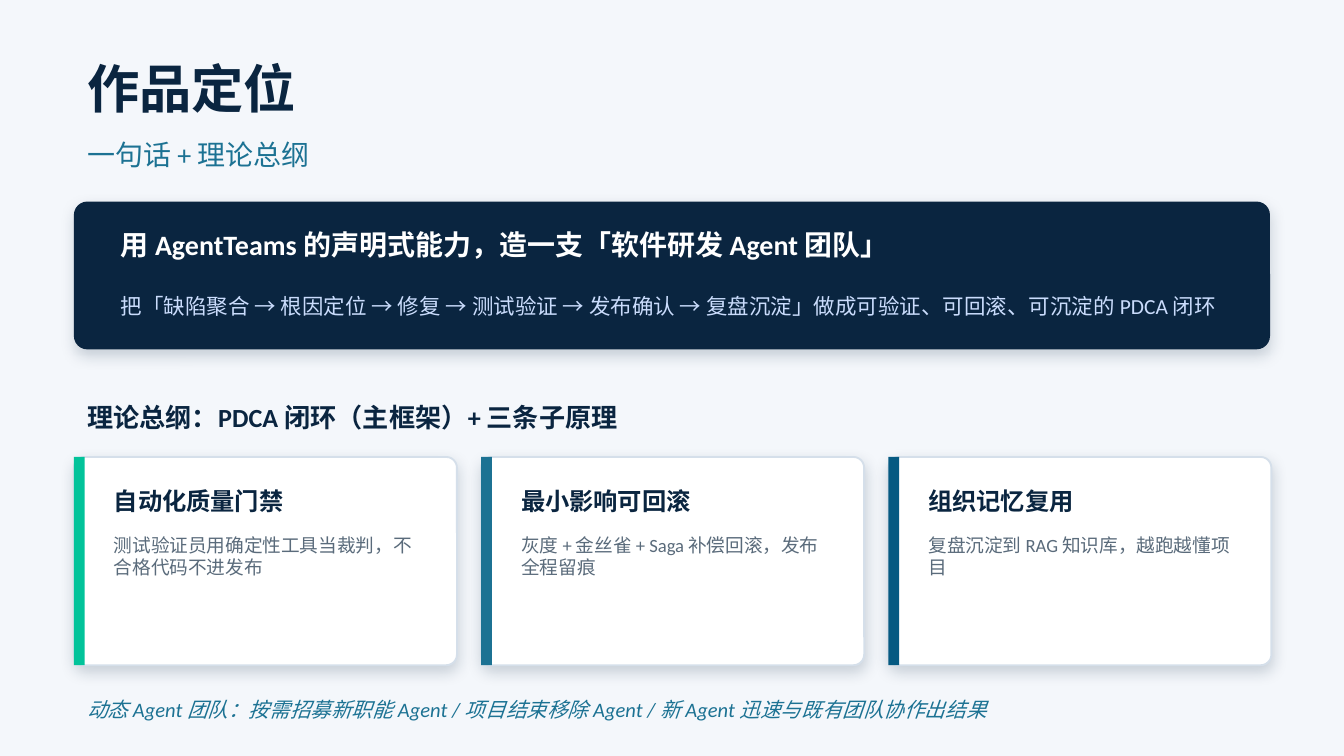
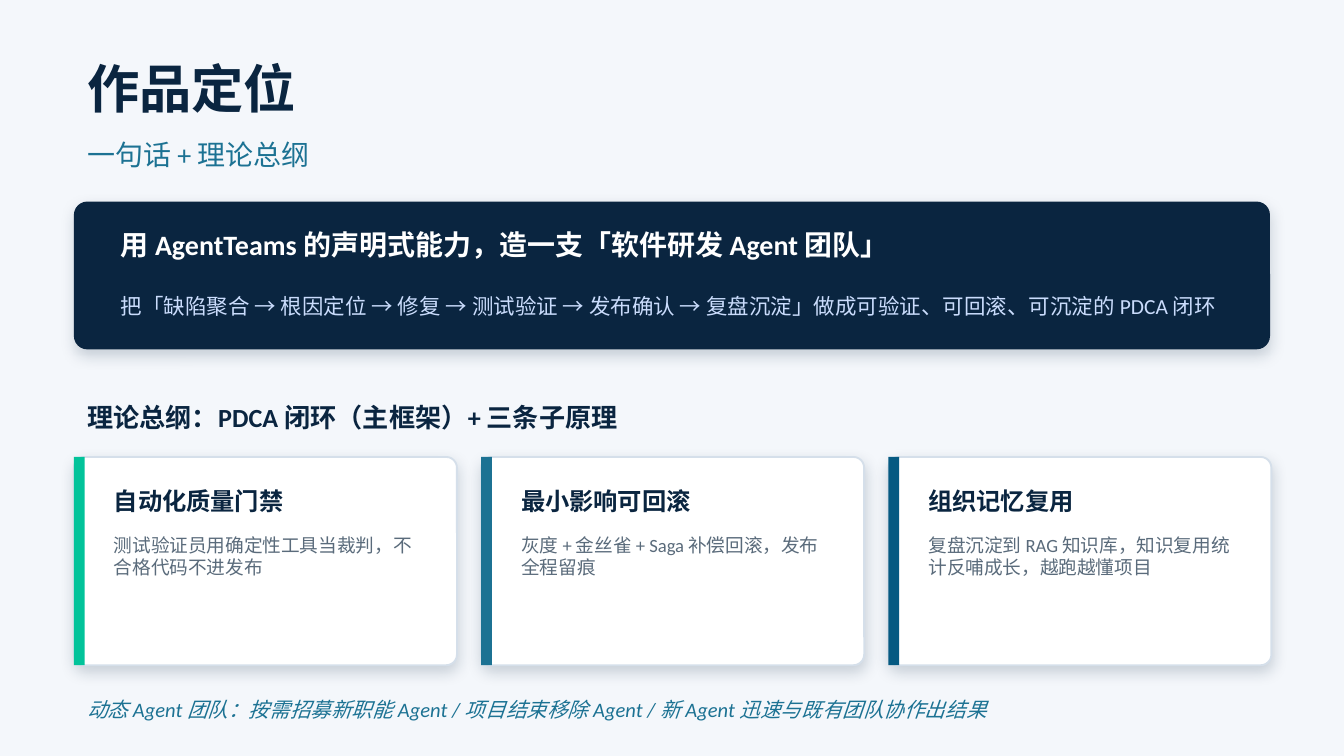
Before and after one commit to qiyuxi24/mutil_agent, a slide deck: slide 3 of software-dev-fullflow/demo/GOAI-赛道三-方案.pptx. Drawn at 1344x756 pixels with LibreOffice and Linux fonts; fonts in the diff are those of the drawing. Boxes give left, top, right and bottom in pixels: in the first picture for what was removed or moved away, otherwise in the second. Text is boxed around its words. In the diff, an @@ line names an element or a change of style, - is before the commit and + after.

Commit message:
feat: 新增知识统计与审批留痕，更新初赛参赛材料并清理废弃文件
- 新增 knowledge_tracker.py（知识/Skill 复用统计 UsageTracker，非阻塞落盘）
- 新增 approval.py（人工审批留痕闭环 + TTL 超时兜底）
- evaluation.py 增加成长分维度（综合分=0.5合格+0.35贡献+0.15成长）
- agentteams_loop/web_dashboard/run 接入审批与知识统计
- 更新初赛参赛材料（500字简介 + 方案PPT 纳入知识复用统计/成长分）
- 删除废弃文件（agent_interface/iterative_worker/reverse_gateway 等）
- 新增 test_approval.py 测试
- .gitignore 排除 eval_reference/ 与 提交包/

```diff
--- a/software-dev-fullflow/demo/GOAI-赛道三-方案.pptx
+++ b/software-dev-fullflow/demo/GOAI-赛道三-方案.pptx
@@ text at <box>928,536,1229,576</box>: text changed @@
-复盘沉淀到 RAG 知识库，越跑越懂项目
+复盘沉淀到 RAG 知识库，知识复用统计反哺成长，越跑越懂项目
```
Also in this commit, not shown: 2 other slides changed, 19 other files.
